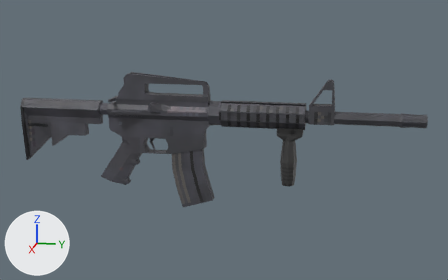
A saved change to the Blender file game_objects/items/weapons/fic_rifles/s5/s5.blend.
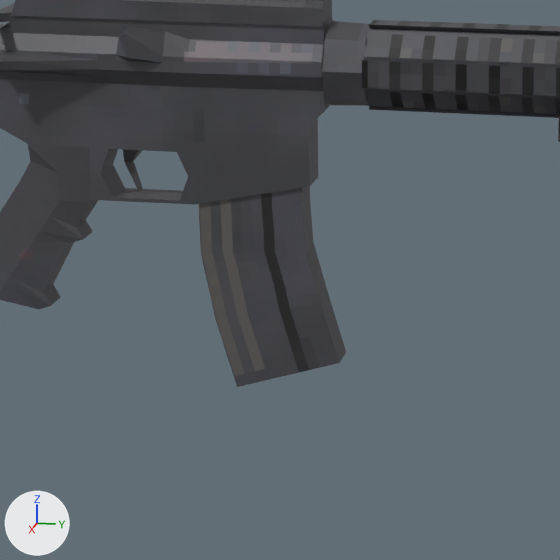
Each version appears first whole from a camera (50 mm lens) standing at (1.226, 0.324, 0.251) and looking at (-0.005, 0.078, -0.057), and next in a close-up on the part from 25% to 62% of the width and 34% to 92% of the height. Every picture has the same lights, and +X, +Y and +Z are marked at lower left.

Names of what the first close-up shows: 'grip', 'handguard', 'magazine', 'rear_sight', 'reciever'.
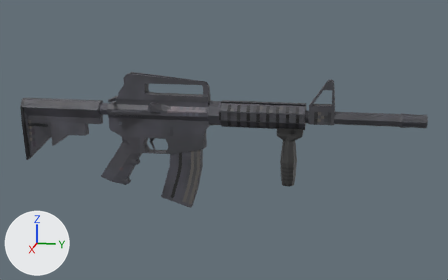
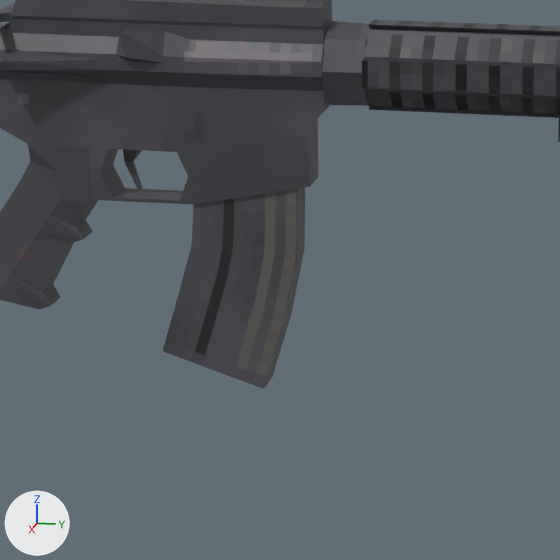
ob_magazines is not drawn itself; it is the parent of ob_extended_magazine, ob_magazine.

Where the newer file only moved an object's origin or applied its transform, the numbers keep the older frame.

The change, as a diff of the scene's bpy script:
```diff
--- a/game_objects/items/weapons/fic_rifles/s5/s5.blend.py
+++ b/game_objects/items/weapons/fic_rifles/s5/s5.blend.py
@@ ob_magazines @@
 ob_magazines.location = (0.0, 0.0, 0.0)
-ob_magazines.rotation_euler = (0.0, 0.0, 3.142)  # degrees (0, 0, 180)
```

Where the change shows, as pixel boxes (x1, y1, x2, y2) in the close-ups (560 x 560 px):
'magazine', reshaped: before (199, 187, 346, 387); after (163, 188, 305, 389)
